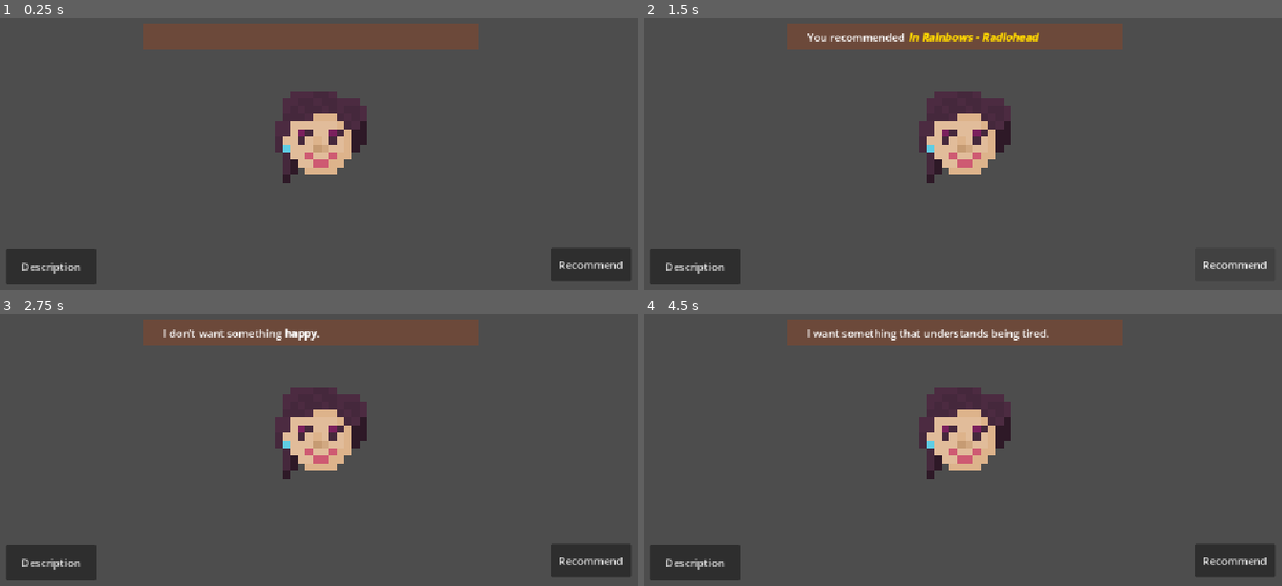
Above: before the commit, frames 1-4 (two rows, left to right).
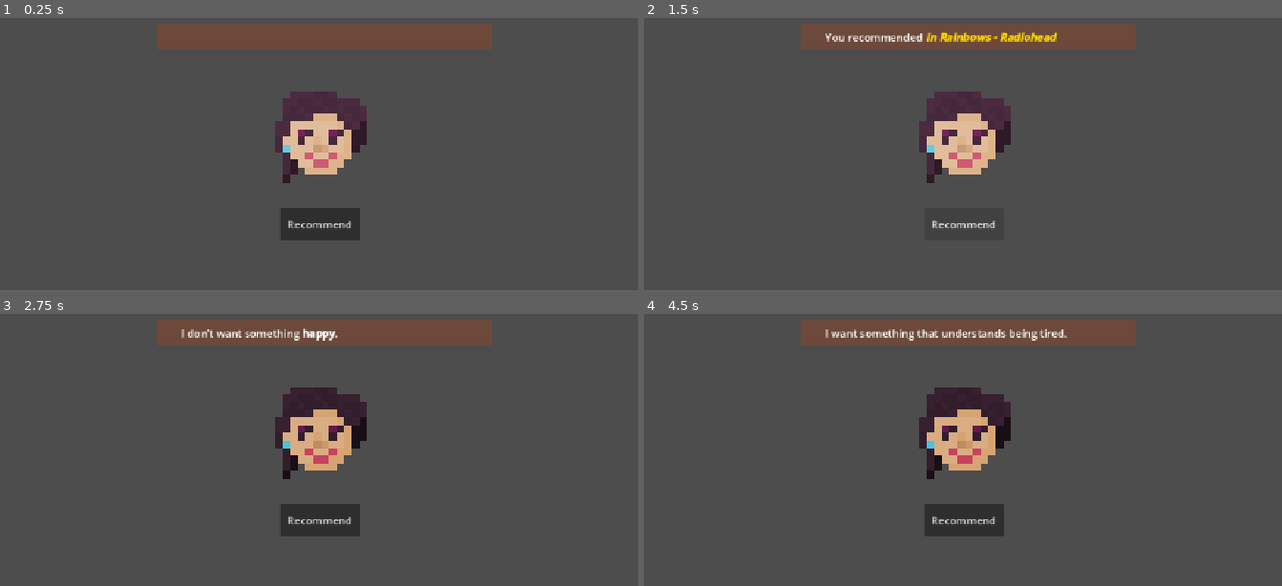
Above: after the commit, the same moments.

Repository: KeeruthiRajan/5-Shifts-at-a-Vinyl-Store
Game: Godot game, scene res://scenes/main.tscn
Two runs of this game, one before a commit and one after it. Both use one fixed random seed, a clock stepped at 60 frames per second and the inputs below.
Inputs (mouse positions are in pixels of both pictures, inside the frame that each line leads up to):
- Up to frame 1 (0.25 s): no input
- Up to frame 2 (1.5 s): click (695, 265) at 0.5 s, where only the run before the commit has a clickable "Description"; click "Recommend" at 1.25 s
- Up to frame 3 (2.75 s): click (319, 433) at 2 s
- Up to frame 4 (4.5 s): click (695, 561) at 2.75 s, where only the run before the commit has a clickable "Description"; click "Recommend" at 3.5 s; click (963, 433) at 4.25 s

The runs differ from the first frame. In frame 1, 4.9% of the frame differs, in the area x 1-99%, y 2-98%; in frame 2, 3.3%; in frame 3, 5.5%; in frame 4, 5.8%.

Commit message:
Layout Changes

Diff:
--- a/scenes/main.tscn
+++ b/scenes/main.tscn
@@ -3,6 +3,8 @@
 [ext_resource type="Script" uid="uid://345t8rc4sm0w" path="res://scripts/control.gd" id="1_sugp2"]
 [ext_resource type="Texture2D" uid="uid://dpsy1rf0bk4ql" path="res://scenes/brown.png" id="2_0wfyh"]
 [ext_resource type="Texture2D" uid="uid://drmeddeocan7p" path="res://assets/customer1.png" id="3_sugp2"]
+[ext_resource type="Texture2D" uid="uid://bx6v44ajkxky1" path="res://assets/customer1pressed.png" id="4_tbgi4"]
+[ext_resource type="Texture2D" uid="uid://dutbr81cnvxqr" path="res://assets/customer1hover.png" id="5_tefeu"]
 
 [sub_resource type="StyleBoxTexture" id="StyleBoxTexture_0wfyh"]
 texture = ExtResource("2_0wfyh")
@@ -24,9 +26,9 @@
 anchors_preset = 15
 anchor_right = 1.0
 anchor_bottom = 1.0
-offset_left = 297.0
+offset_left = 318.0
 offset_top = 190.0
-offset_right = 763.0
+offset_right = 784.0
 offset_bottom = 190.0
 grow_horizontal = 2
 grow_vertical = 2
@@ -37,9 +39,9 @@
 anchors_preset = 15
 anchor_right = 1.0
 anchor_bottom = 1.0
-offset_left = 31.0
+offset_left = 37.0
 offset_top = 9.0
-offset_right = -48.0
+offset_right = -42.0
 offset_bottom = -8.0
 grow_horizontal = 2
 grow_vertical = 2
@@ -48,22 +50,12 @@
 autowrap_mode = 2
 tab_size = 5
 
-[node name="Description" type="Button" parent="Control" unique_id=1295772100]
-layout_mode = 0
-offset_left = 91.0
-offset_top = 530.0
-offset_right = 227.0
-offset_bottom = 584.0
-text = "Description"
-icon_alignment = 1
-vertical_icon_alignment = 0
-
 [node name="Recommend" type="Button" parent="Control" unique_id=1014069383]
 layout_mode = 0
-offset_left = 913.0
-offset_top = 529.0
-offset_right = 1034.0
-offset_bottom = 579.0
+offset_left = 504.0
+offset_top = 468.0
+offset_right = 625.0
+offset_bottom = 518.0
 text = "Recommend"
 
 [node name="Customer" type="Node2D" parent="." unique_id=1697737353]
@@ -76,6 +68,8 @@
 offset_right = 87.0
 offset_bottom = 133.0
 texture_normal = ExtResource("3_sugp2")
+texture_pressed = ExtResource("4_tbgi4")
+texture_hover = ExtResource("5_tefeu")
 stretch_mode = 0
 
 [connection signal="pressed" from="Control/Recommend" to="Control" method="_on_recommend_pressed"]
Binary file added: assets/customer1hover.png
Not shown, added: assets/customer1hover.png.import
Binary file added: assets/customer1pressed.png
Not shown, added: assets/customer1pressed.png.import
